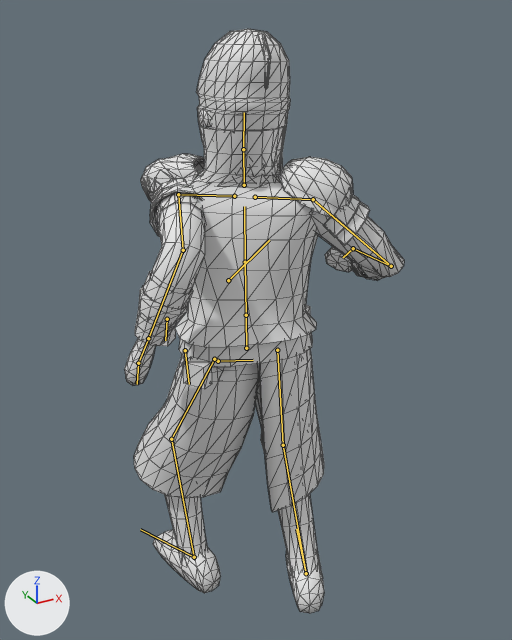
The glTF model models/characters/agent.glb as it was, and as the next commit left it.
Before and after are seen from a 50 mm camera at (-0.881, -1.637, 1.813) aimed at (0.073, 0.098, 0.945). Arrows for +X, +Y and +Z are at lower left; the lights stay in place. The picture after the commit comes second. Both versions are drawn at frame 5 of the action 'sweep_LR'; the numbers are the values there. The bones that change, and the others that lie on the model, are drawn over the model as lines. Mesh edges are drawn as thin lines.

Names of what the first picture shows: 'Body', 'Coat', 'Trim'.
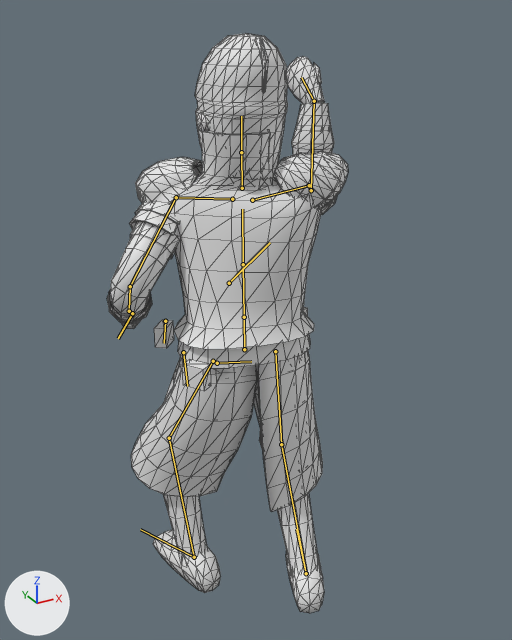
Boxes [x1, y1, x2, y2] around the edits, measured in the pictures (512 x 640 px):
'Body', posed
    before: [125, 29, 370, 613]
    after: [107, 33, 348, 613]
'Coat', posed
    before: [134, 170, 404, 512]
    after: [110, 174, 324, 512]
'Trim', posed
    before: [143, 126, 380, 309]
    after: [108, 130, 333, 321]
bone 'Hips', root to tip
    before: (246, 348) to (246, 316)
    after: (244, 349) to (244, 318)
bone 'Chest', root to tip
    before: (245, 262) to (244, 206)
    after: (243, 264) to (242, 209)
bone 'UpperArm_L', root to tip
    before: (178, 194) to (183, 250)
    after: (176, 197) to (130, 286)
bone 'LowerArm_L', root to tip
    before: (183, 250) to (148, 338)
    after: (130, 286) to (129, 311)
bone 'Shoulder_R', root to tip
    before: (255, 197) to (313, 199)
    after: (252, 200) to (309, 185)
bone 'UpperArm_R', root to tip
    before: (313, 199) to (391, 266)
    after: (309, 185) to (311, 190)
bone 'LowerArm_R', root to tip
    before: (391, 266) to (353, 248)
    after: (311, 190) to (314, 101)
bone 'Hand_R', root to tip
    before: (353, 248) to (343, 257)
    after: (314, 101) to (301, 77)
bone 'UpperLeg_L', root to tip
    before: (214, 359) to (171, 439)
    after: (213, 361) to (169, 438)
bone 'LowerLeg_L', root to tip
    before: (171, 439) to (194, 557)
    after: (169, 438) to (194, 557)
bone 'UpperLeg_R', root to tip
    before: (277, 350) to (283, 445)
    after: (275, 351) to (281, 444)
bone 'LowerLeg_R', root to tip
    before: (283, 445) to (306, 573)
    after: (281, 444) to (306, 573)

Patch to the scene script:
```diff
--- a/models/characters/agent.glb.py
+++ b/models/characters/agent.glb.py
@@ bone_hips @@
 bone_hips = bpy.data.objects['Armature'].pose.bones['Hips']
-bone_hips.location = (0.0, -0.074, 0.021)
+bone_hips.location = (0.0, -0.084, 0.032)
@@ bone_chest @@
 bone_chest = bpy.data.objects['Armature'].pose.bones['Chest']  # child of 'Spine'
-bone_chest.rotation_quaternion = (0.987, 0.013, -0.158, -0.002)  # degrees (2, -18, 0)
+bone_chest.rotation_quaternion = (0.989, 0.013, -0.15, -0.002)  # degrees (2, -17, 0)
@@ bone_upperarm_l @@
 bone_upperarm_l = bpy.data.objects['Armature'].pose.bones['UpperArm_L']  # child of 'Shoulder_L'
-bone_upperarm_l.rotation_quaternion = (0.705, -0.643, -0.064, -0.292)  # degrees (-79, -28, -22)
+bone_upperarm_l.rotation_quaternion = (0.93, -0.322, -0.002, -0.179)  # degrees (-37, -7, -19)
@@ bone_lowerarm_l @@
 bone_lowerarm_l = bpy.data.objects['Armature'].pose.bones['LowerArm_L']  # child of 'UpperArm_L'
-bone_lowerarm_l.rotation_quaternion = (0.795, 0.606, 0.0, 0.0)  # degrees (75, 0, 0)
+bone_lowerarm_l.rotation_quaternion = (0.742, 0.671, 0.0, 0.0)  # degrees (84, 0, 0)
@@ bone_shoulder_r @@
 bone_shoulder_r = bpy.data.objects['Armature'].pose.bones['Shoulder_R']  # child of 'Chest'
-bone_shoulder_r.rotation_quaternion = (1.0, 0.0, 0.0, 0.0)  # degrees (0, 0, 0)
+bone_shoulder_r.rotation_quaternion = (0.99, 0.137, 0.005, 0.001)  # degrees (16, 1, 0)
@@ bone_upperarm_r @@
 bone_upperarm_r = bpy.data.objects['Armature'].pose.bones['UpperArm_R']  # child of 'Shoulder_R'
-bone_upperarm_r.rotation_quaternion = (0.971, 0.135, -0.19, -0.054)  # degrees (18, -21, -10)
+bone_upperarm_r.rotation_quaternion = (0.634, 0.578, 0.277, 0.433)  # degrees (80, -9, 62)
@@ bone_lowerarm_r @@
 bone_lowerarm_r = bpy.data.objects['Armature'].pose.bones['LowerArm_R']  # child of 'UpperArm_R'
-bone_lowerarm_r.rotation_quaternion = (0.528, 0.549, 0.449, 0.466)  # degrees (90, -2, 81)
+bone_lowerarm_r.rotation_quaternion = (0.641, 0.72, 0.177, 0.198)  # degrees (96, -3, 31)
@@ bone_hand_r @@
 bone_hand_r = bpy.data.objects['Armature'].pose.bones['Hand_R']  # child of 'LowerArm_R'
-bone_hand_r.rotation_quaternion = (-0.085, -0.549, 0.366, -0.747)  # degrees (106, -118, 36)
+bone_hand_r.rotation_quaternion = (0.905, -0.369, 0.211, -0.02)  # degrees (-47, 22, -12)
@@ bone_upperleg_l @@
 bone_upperleg_l = bpy.data.objects['Armature'].pose.bones['UpperLeg_L']  # child of 'Hips'
-bone_upperleg_l.rotation_quaternion = (0.944, 0.247, -0.206, 0.068)  # degrees (29, -25, 2)
+bone_upperleg_l.rotation_quaternion = (0.943, 0.258, -0.2, 0.07)  # degrees (30, -24, 2)
@@ bone_lowerleg_l @@
 bone_lowerleg_l = bpy.data.objects['Armature'].pose.bones['LowerLeg_L']  # child of 'UpperLeg_L'
-bone_lowerleg_l.rotation_quaternion = (0.943, -0.332, -0.001, 0.003)  # degrees (-39, 0, 0)
+bone_lowerleg_l.rotation_quaternion = (0.932, -0.363, -0.002, 0.003)  # degrees (-43, 0, 0)
@@ bone_upperleg_r @@
 bone_upperleg_r = bpy.data.objects['Armature'].pose.bones['UpperLeg_R']  # child of 'Hips'
-bone_upperleg_r.rotation_quaternion = (0.988, 0.126, 0.065, -0.058)  # degrees (14, 8, -6)
+bone_upperleg_r.rotation_quaternion = (0.987, 0.13, 0.069, -0.062)  # degrees (15, 9, -6)
@@ bone_lowerleg_r @@
 bone_lowerleg_r = bpy.data.objects['Armature'].pose.bones['LowerLeg_R']  # child of 'UpperLeg_R'
-bone_lowerleg_r.rotation_quaternion = (0.946, -0.324, 0.001, -0.003)  # degrees (-38, 0, 0)
+bone_lowerleg_r.rotation_quaternion = (0.938, -0.348, 0.002, -0.003)  # degrees (-41, 0, 0)
```
